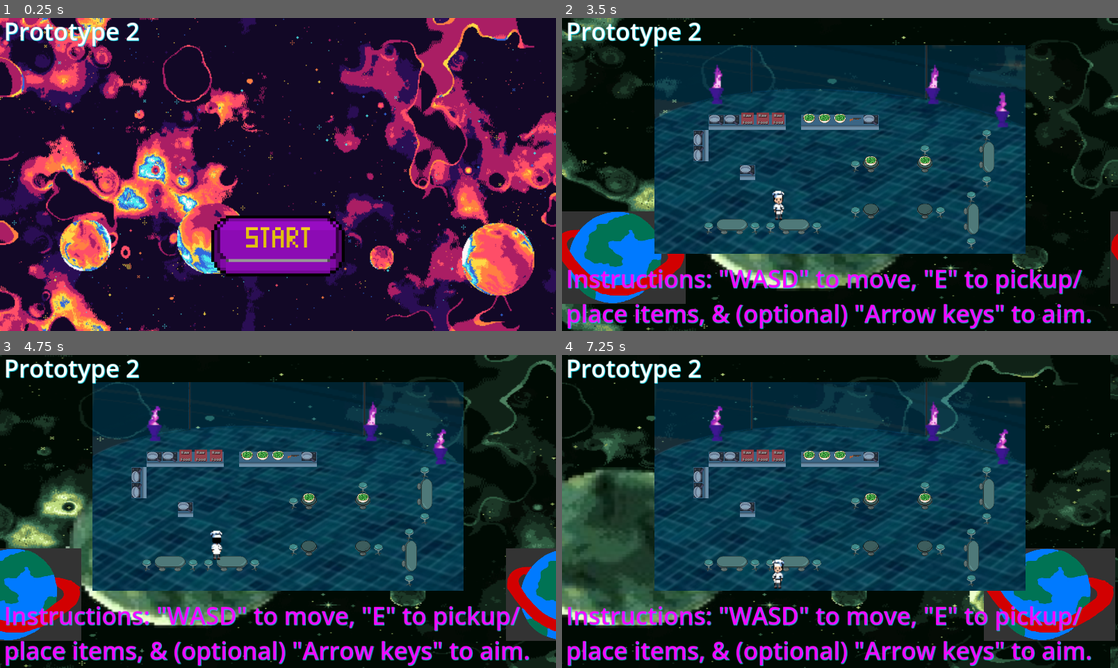
Above: before the commit, frames 1-4 (two rows, left to right).
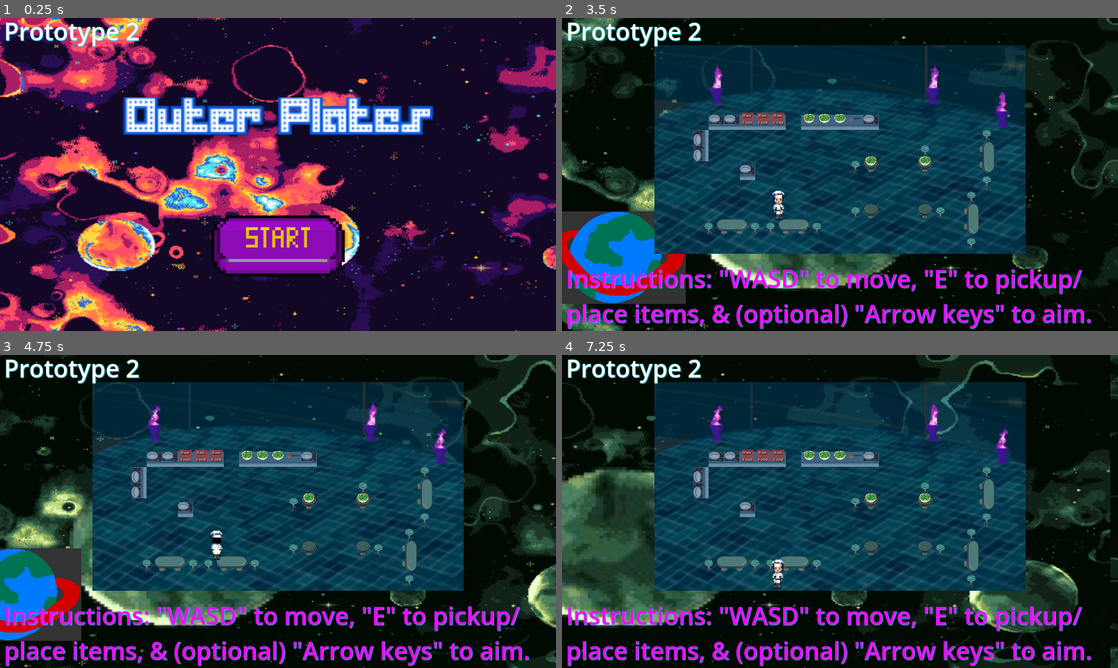
Above: after the commit, the same moments.

Repository: Alexander-Worley/Outer-Plates
Game: Godot game, scene res://Scenes/MainMenu/mainMenu.tscn
Same seed, same stepped clock (60 frames per second), same inputs: the game is played once before the commit and once after it.
Inputs (mouse positions are in pixels of both pictures, inside the frame that each line leads up to):
- Up to frame 1 (0.25 s): no input
- Up to frame 2 (3.5 s): click (840, 246) at 0.5 s; click "Main Restaurant" at 1.25 s; hold Right (face_right) 2.03-2.78 s; hold E (pickup) 2.03-2.78 s; hold S (down) from 2.78 s (still down); tap E (pickup) at 2.85 s
- Up to frame 3 (4.75 s): release S (down) at 3.53 s; hold Right (face_right) 3.53-4.28 s; hold E (pickup) 3.53-4.28 s; hold Up (face_up) from 4.28 s (still down); tap E (pickup) at 4.35 s
- Up to frame 4 (7.25 s): release Up (face_up) at 5.03 s; hold E (pickup) 5.03-5.78 s; hold Left (face_left) 5.03-6.53 s; tap E (pickup) at 5.85 s; hold S (down) from 6.53 s (still down); hold E (pickup) from 6.53 s (still down)

The runs differ from the first frame. In frame 1, 50% of the frame differs, in the area x 0-100%, y 0-100%; in frame 2, 0.4%; in frame 3, 2.5%; in frame 4, 5.6%.

Commit message:
Updated Main Menu background

Diff:
--- a/Scenes/MainMenu/BG/BGmainMenu.tscn
+++ b/Scenes/MainMenu/BG/BGmainMenu.tscn
@@ -1,12 +1,29 @@
-[gd_scene load_steps=2 format=3 uid="uid://c25l7bpom1gm4"]
+[gd_scene load_steps=4 format=3 uid="uid://c25l7bpom1gm4"]
 
 [ext_resource type="Texture2D" uid="uid://b2vslko42kst5" path="res://Assets/BGs/start-screen-background.png" id="1_ubwqv"]
+[ext_resource type="Texture2D" uid="uid://bxqrrr2jelsf5" path="res://Assets/UI/outer-plates-logo.png" id="2_gov2g"]
+
+[sub_resource type="GDScript" id="GDScript_0evc1"]
+script/source = "extends ParallaxBackground
+
+const SCROLL_SPEED: int = 100
+
+func _process(delta):
+	scroll_offset.x -= SCROLL_SPEED * delta
+"
 
 [node name="BGmainMenu" type="ParallaxBackground"]
+script = SubResource("GDScript_0evc1")
 
 [node name="ParallaxLayer" type="ParallaxLayer" parent="."]
+motion_mirroring = Vector2(1728, 2.08165e-12)
 
 [node name="BackgroundImage" type="Sprite2D" parent="ParallaxLayer"]
-position = Vector2(576, 324)
-scale = Vector2(1.8, 1.8)
+position = Vector2(864, 324)
+scale = Vector2(2.7, 1.8)
 texture = ExtResource("1_ubwqv")
+
+[node name="Title" type="Sprite2D" parent="."]
+position = Vector2(576, 212)
+scale = Vector2(3, 3)
+texture = ExtResource("2_gov2g")
--- a/Scenes/Restaurant/BG/BGrestaurant.tscn
+++ b/Scenes/Restaurant/BG/BGrestaurant.tscn
@@ -17,7 +17,7 @@
 
 [node name="ParallaxLayer2" type="ParallaxLayer" parent="."]
 motion_scale = Vector2(0.7, 0.7)
-motion_mirroring = Vector2(1152, 2.08165e-12)
+motion_mirroring = Vector2(2304, 2.08165e-12)
 
 [node name="BackgroundImage" type="Sprite2D" parent="ParallaxLayer2"]
 position = Vector2(272, 496)
